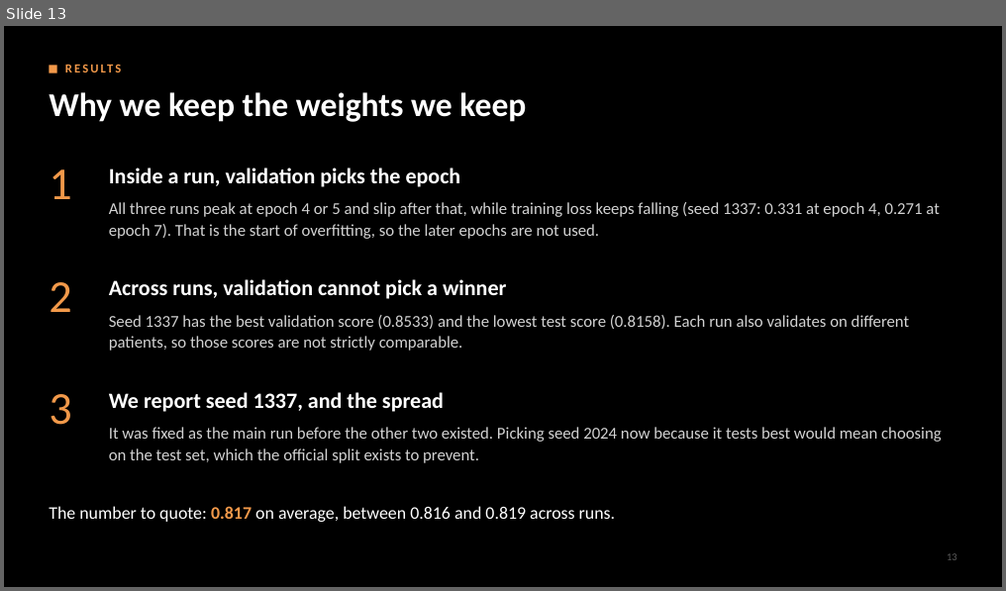
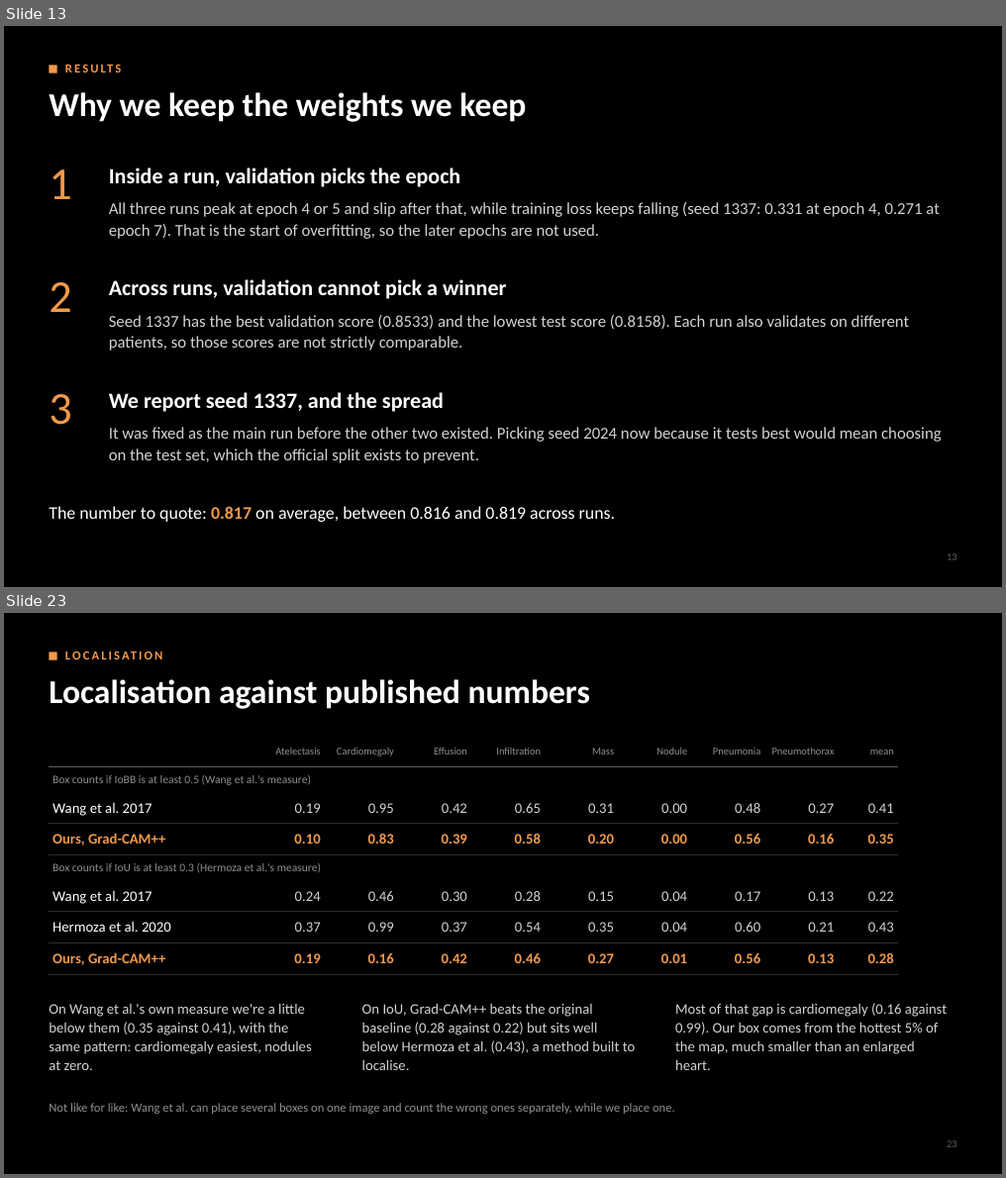
Before and after one commit to NightRaven-0/CNN, a slide deck: presentation/first_review.pptx. Shown one above the other, each under a label of ours: slide 13 before the commit, slides 13 and 23 after it; the slides between them are not shown. The pictures are 1006x591 and 1006x1178 pixels, drawn with LibreOffice and Linux fonts; fonts in the diff are those of the drawing. Boxes give left, top, right and bottom in pixels: in the first picture for what was removed or moved away, otherwise in the second. Text is boxed around its words. In the diff, an @@ line names an element or a change of style, - is before the commit and + after.

```diff
--- a/presentation/first_review.pptx
+++ b/presentation/first_review.pptx
@@ slide 23 added at <box>4,613,1002,1174</box>, background #000000 @@
@@ rectangle added at <box>49,652,57,661</box>, fill #F2994A @@
@@ text added at <box>49,679,211,704</box>, 12 pt, text #F2994A, bold @@
+LOCALISATION
@@ text added at <box>219,679,590,709</box>, 32 pt, text #FFFFFF, bold @@
+Localisation against published numbers
@@ table added at <box>49,737,898,974</box>, 8 rows, 10 columns @@
+ | Atelectasis | Cardiomegaly | Effusion | Infiltration | Mass | Nodule | Pneumonia | Pneumothorax | mean
+Box counts if IoBB is at least 0.5 (Wang et al.'s measure) |  |  |  |  |  |  |  |  | 
+Wang et al. 2017 | 0.19 | 0.95 | 0.42 | 0.65 | 0.31 | 0.00 | 0.48 | 0.27 | 0.41
+Ours, Grad-CAM++ | 0.10 | 0.83 | 0.39 | 0.58 | 0.20 | 0.00 | 0.56 | 0.16 | 0.35
+Box counts if IoU is at least 0.3 (Hermoza et al.'s measure) |  |  |  |  |  |  |  |  | 
+Wang et al. 2017 | 0.24 | 0.46 | 0.30 | 0.28 | 0.15 | 0.04 | 0.17 | 0.13 | 0.22
+Hermoza et al. 2020 | 0.37 | 0.99 | 0.37 | 0.54 | 0.35 | 0.04 | 0.60 | 0.21 | 0.43
+Ours, Grad-CAM++ | 0.19 | 0.16 | 0.42 | 0.46 | 0.27 | 0.01 | 0.56 | 0.13 | 0.28
@@ text added at <box>49,1003,311,1070</box>, 14 pt, text #D2D2D2 @@
+On Wang et al.'s own measure we're a little below them (0.35 against 0.41), with the same pattern: cardiomegaly easiest, nodules at zero.
@@ text added at <box>362,1003,636,1070</box>, 14 pt, text #D2D2D2 @@
+On IoU, Grad-CAM++ beats the original baseline (0.28 against 0.22) but sits well below Hermoza et al. (0.43), a method built to localise.
@@ text added at <box>675,1003,946,1070</box>, 14 pt, text #D2D2D2 @@
+Most of that gap is cardiomegaly (0.16 against 0.99). Our box comes from the hottest 5% of the map, much smaller than an enlarged heart.
@@ text added at <box>49,1103,675,1114</box>, 12 pt, text #8F8F8F @@
+Not like for like: Wang et al. can place several boxes on one image and count the wrong ones separately, while we place one.
@@ text added at <box>946,1141,957,1148</box>, 10 pt, text #5C5C5C @@
+23
```
Also in this commit, not shown: 16 slides changed, 3 other slides added, 8 other files.
